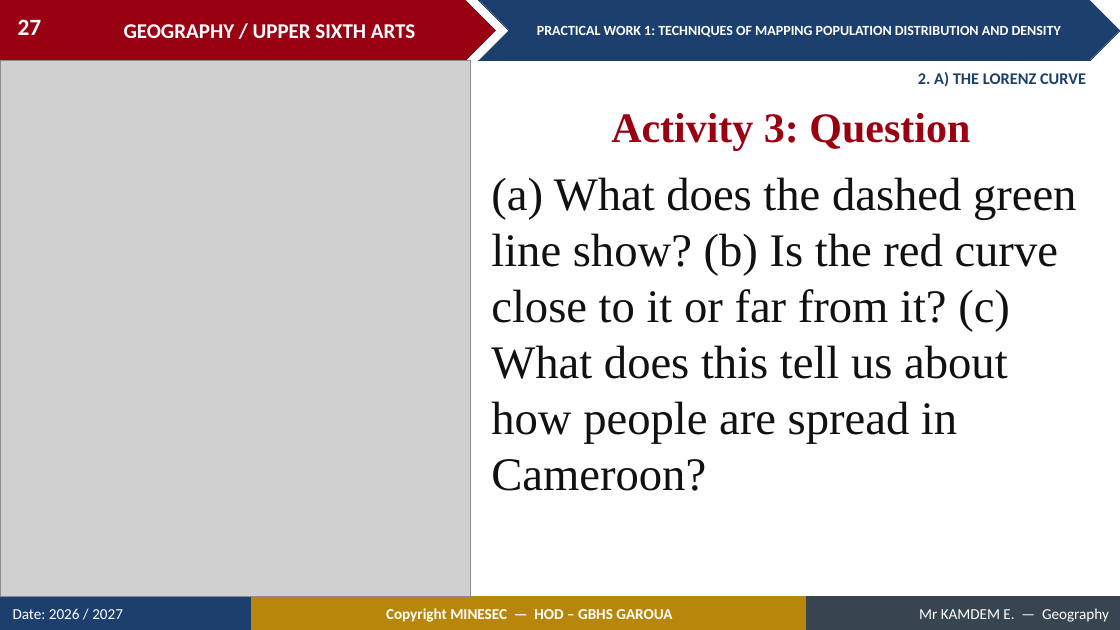
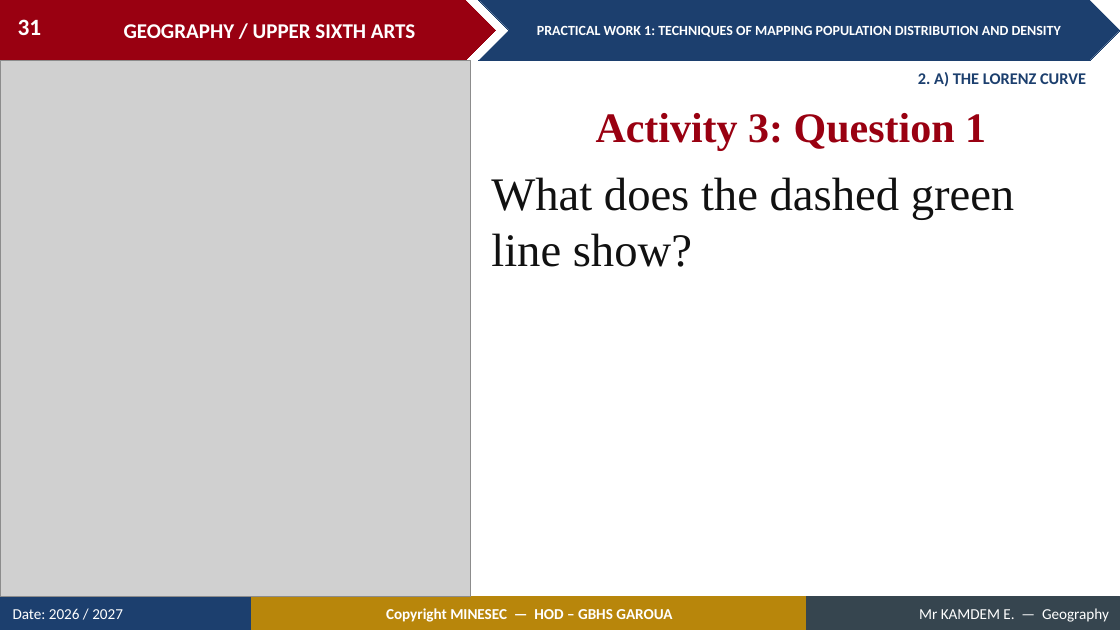
Before and after one commit to Berthautk/linea-github, a slide deck: slide 31 of lecons/USA/Population Geography/03_USA_POP_PW01_Techniques_of_Mapping_Population_Distribution_and_Density.pptx (slide 27 before the commit). Drawn at 1120x630 pixels with LibreOffice and Linux fonts; fonts in the diff are those of the drawing; grey boxes stand for pictures. Boxes give left, top, right and bottom in pixels: in the first picture for what was removed or moved away, otherwise in the second. Text is boxed around its words. In the diff, an @@ line names an element or a change of style, - is before the commit and + after.

```diff
--- a/lecons/USA/Population Geography/03_USA_POP_PW01_Techniques_of_Mapping_Population_Distribution_and_Density.pptx
+++ b/lecons/USA/Population Geography/03_USA_POP_PW01_Techniques_of_Mapping_Population_Distribution_and_Density.pptx
@@ page number at (18,19,42,35): text changed @@
-27
+31
@@ text at (596,113,986,150): text changed @@
-Activity 3: Question
+Activity 3: Question 1
@@ text at (491,177,1014,267): text changed @@
-(a) What does the dashed green line show? (b) Is the red curve close to it or far from it? (c) What does this tell us about how people are spread in Cameroon?
+What does the dashed green line show?
```
Also in this commit, not shown: 9 other slides changed, 8 slides added, 3 other files.
